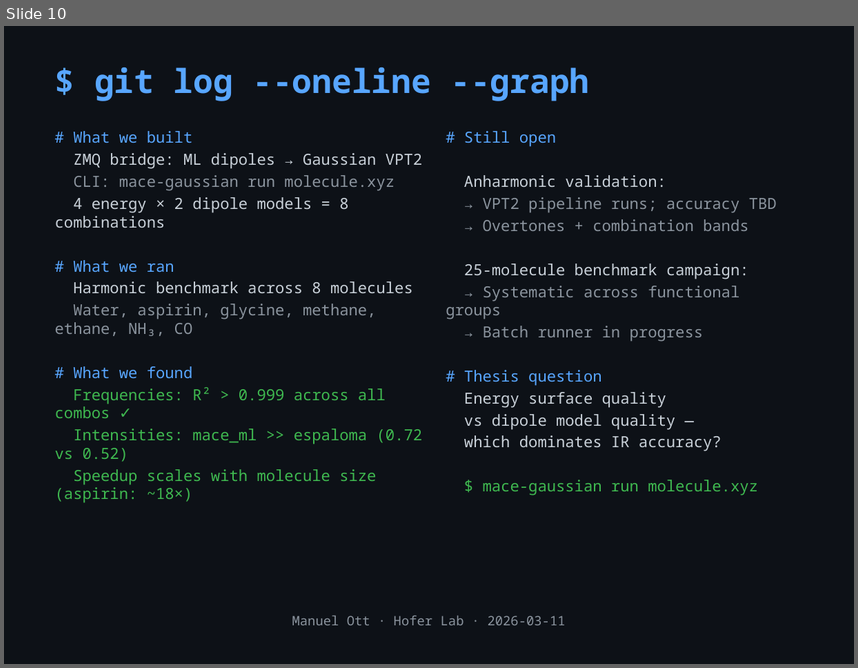
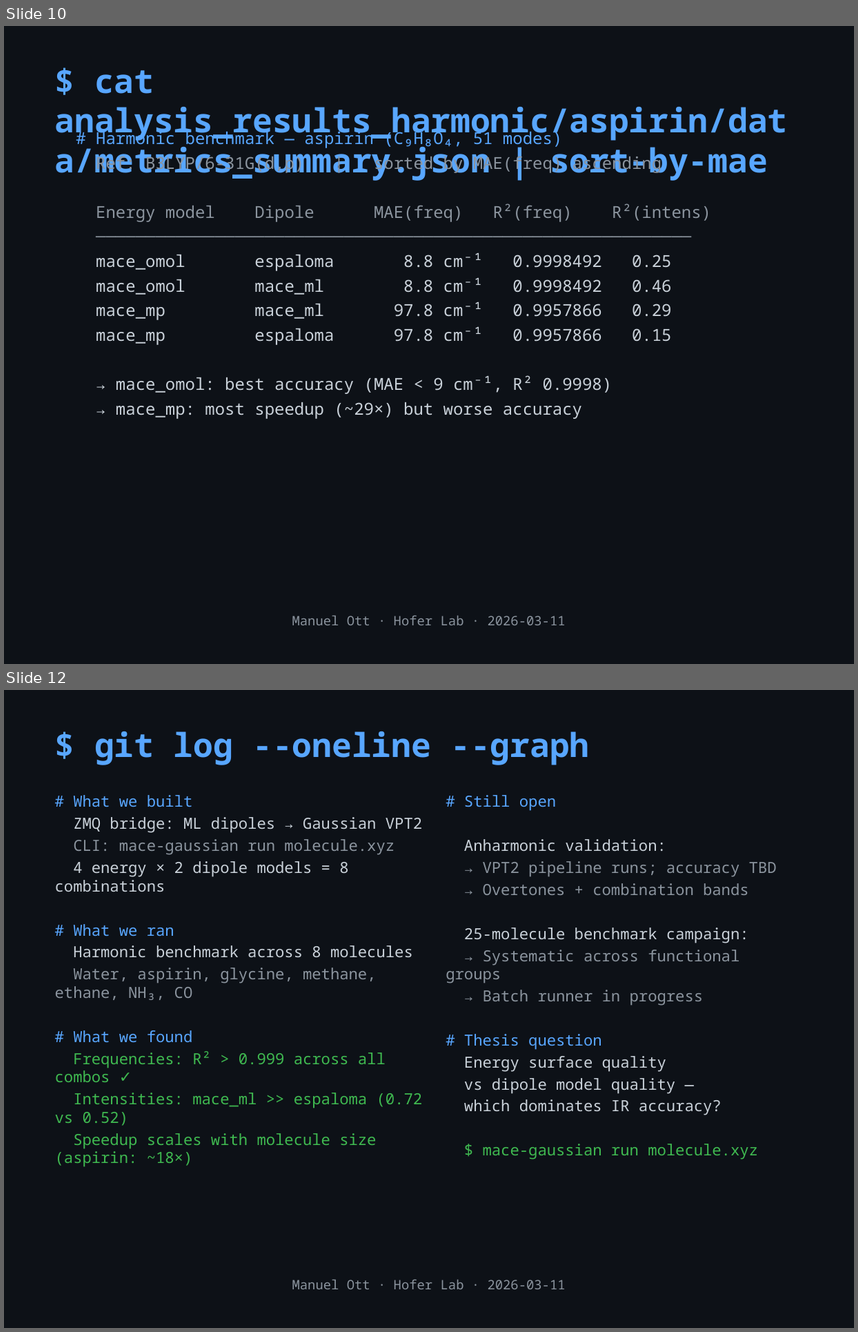
Before and after one commit to mott91/mace_gaussian_interface, a slide deck: presentation/presentation_v2.pptx. Shown one above the other, each under a label of ours: slide 10 before the commit, slides 10 and 12 after it; the slides between them are not shown. The pictures are 858x668 and 858x1332 pixels, drawn with LibreOffice and Linux fonts; fonts in the diff are those of the drawing. Boxes give left, top, right and bottom in pixels: in the first picture for what was removed or moved away, otherwise in the second. Text is boxed around its words. In the diff, an @@ line names an element or a change of style, - is before the commit and + after.

```diff
--- a/presentation/presentation_v2.pptx
+++ b/presentation/presentation_v2.pptx
@@ slide 10 added at [4,26,854,664], background #0D1117 @@
@@ text added at [55,70,788,181], 28 pt, text #58A6FF, bold @@
+$ cat analysis_results_harmonic/aspirin/data/metrics_summary.json | sort-by-mae
@@ text added at [96,129,711,419], 14 pt, text #C9D1D9 @@
+# Harmonic benchmark — aspirin (C₉H₈O₄, 51 modes)
+Ref: B3LYP/6-31G(d,p) | sorted by MAE(freq) ascending
+Energy model Dipole MAE(freq) R²(freq) R²(intens)
+────────────────────────────────────────────────────────────
+mace_omol espaloma 8.8 cm⁻¹ 0.9998492 0.25
+mace_omol mace_ml 8.8 cm⁻¹ 0.9998492 0.46
+mace_mp mace_ml 97.8 cm⁻¹ 0.9957866 0.29
+mace_mp espaloma 97.8 cm⁻¹ 0.9957866 0.15
+→ mace_omol: best accuracy (MAE < 9 cm⁻¹, R² 0.9998)
+→ mace_mp: most speedup (~29×) but worse accuracy
@@ text added at [292,615,566,625], 11 pt, text #8B949E @@
+Manuel Ott · Hofer Lab · 2026-03-11
@@ what was slide 10 is now slide 12 @@
```
Also in this commit, not shown: 4 slides changed, 1 other slide added.
